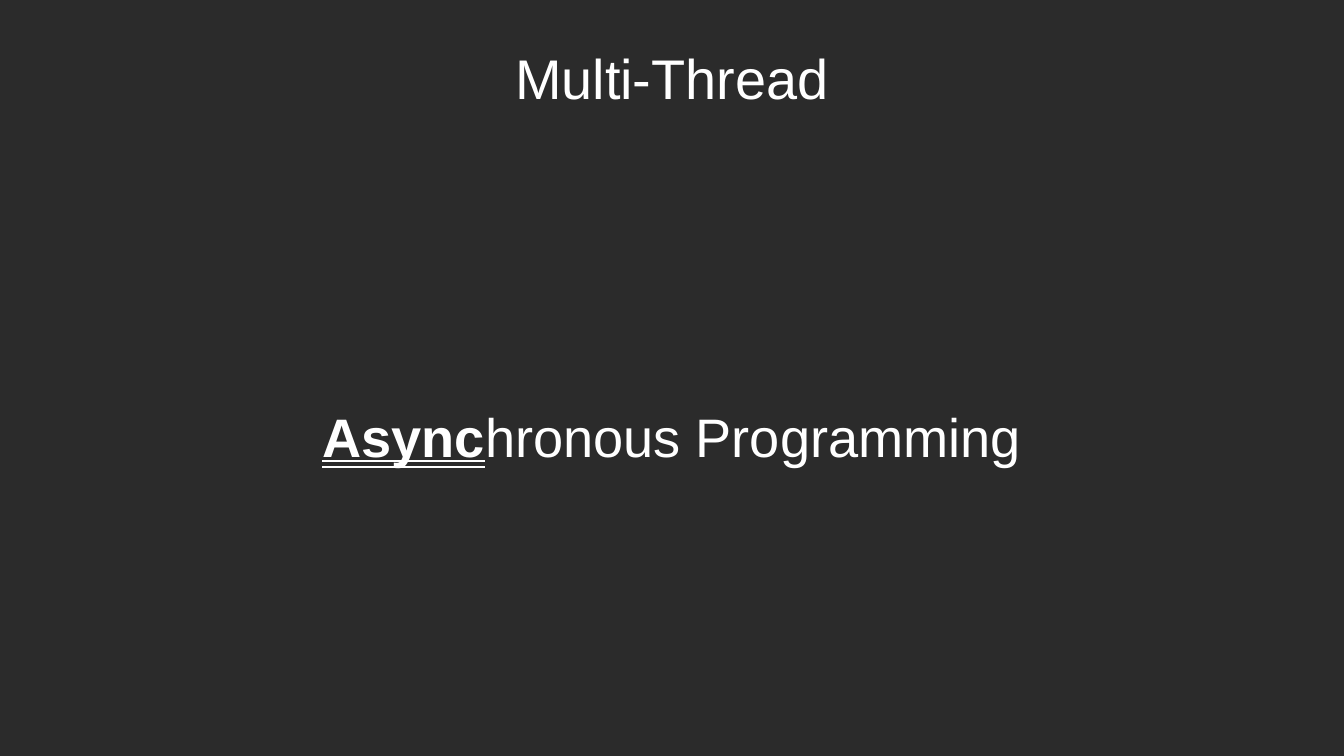
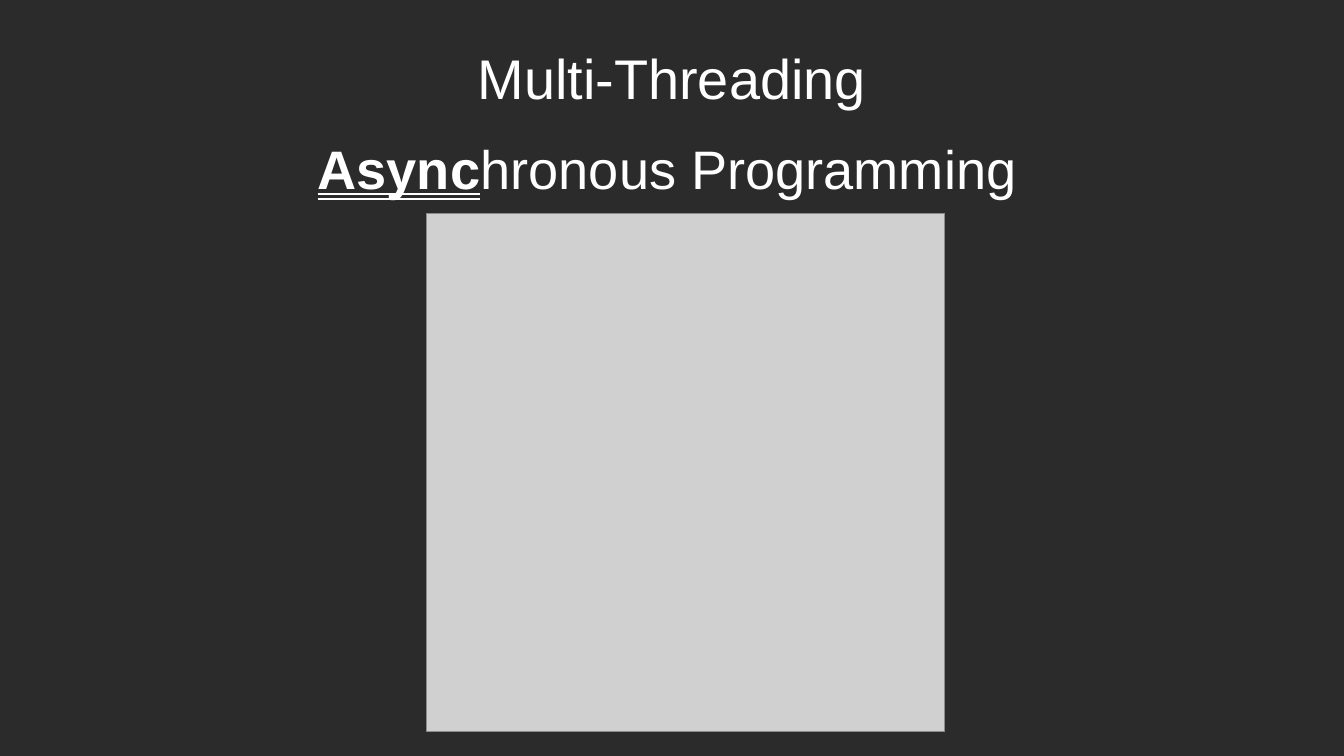
Before and after one commit to airamez/codando-live, a slide deck: slide 1 of CSharp/_21_Advanced/_06_Async.odp. Drawn at 1344x756 pixels with LibreOffice and Linux fonts; fonts in the diff are those of the drawing; grey boxes stand for pictures; background and template pictures are left out; a plain dark background stands for a picture behind light text. Boxes give left, top, right and bottom in pixels: in the first picture for what was removed or moved away, otherwise in the second. Text is boxed around its words. In the diff, an @@ line names an element or a change of style, - is before the commit and + after.

Commit message:
Aula 258: Async Programming

```diff
--- a/CSharp/_21_Advanced/_06_Async.odp
+++ b/CSharp/_21_Advanced/_06_Async.odp
@@ title at <box>478,58,866,109</box>: text changed @@
-Multi-Thread
+Multi-Threading
@@ subtitle "Asynchronous Programming": place and size @@
-subtitle "Asynchronous Programming" at <box>322,417,1021,466</box>
+subtitle "Asynchronous Programming" at <box>318,149,1016,198</box>
@@ picture added at <box>427,213,945,732</box> @@
```
Also in this commit, not shown: 1 other slide changed, 3 slides added, 14 other files.
